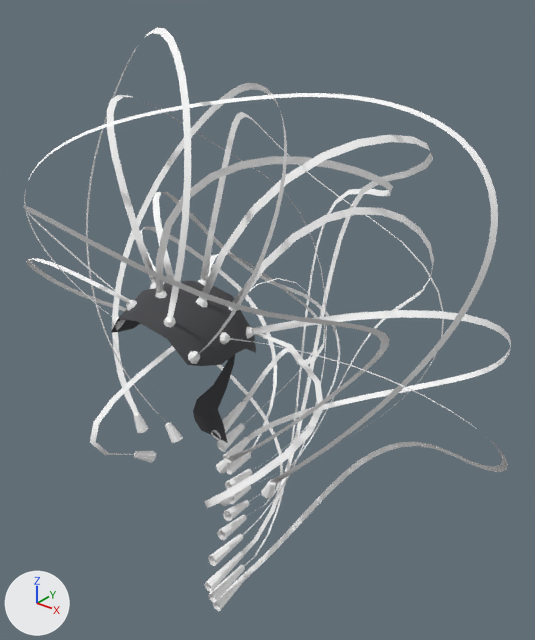
The glTF model assets/moonminer_collection/hair/moonminer_hairs/M_moonminer_hairs.glb as it was, and as the next commit left it.
The view is the same before and after, from a 50 mm lens placed at (0.937, -0.933, 2.464), pointed at (0.008, 0.229, 1.744). The lights are fixed; the arrows at lower left show +X, +Y and +Z. Where no turn or scale is listed for an object, it has been applied to the vertices. Vertices at the same position are counted once.

Names of what the first picture shows: 'M_NeuroHairs'.
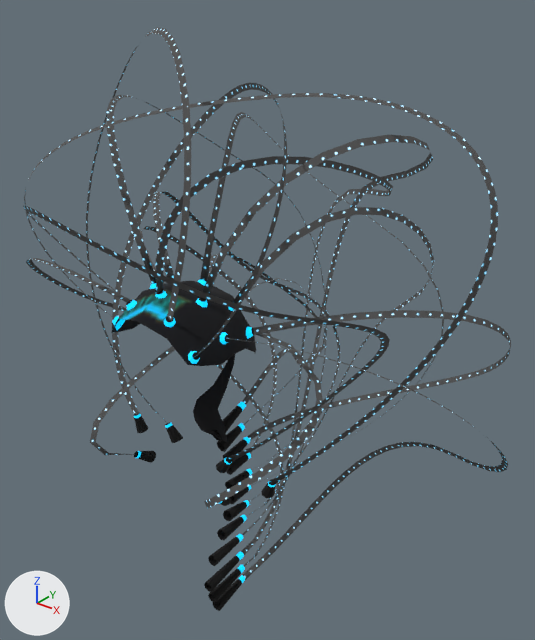
Edits to the bpy script that builds the scene:
```text
Add img_hairs_texture_emissive_v01:
    img_hairs_texture_emissive_v01 = load_image('hairs_texture_emissive_v01', '_unpacked/hairs_texture_emissive_v01', 512, 512, 'sRGB')
Add img_hairs_texture_v01:
    img_hairs_texture_v01 = load_image('hairs_texture_v01', '_unpacked/hairs_texture_v01', 512, 512, 'sRGB')
Change mat_hair_mat:
    where n0 = _N.new('ShaderNodeBsdfPrincipled'); n0.name = 'Principled BSDF'
    remove n0.inputs[0].default_value = (1.0, 1.0, 1.0, 1.0)  # 'Base Color', white #ffffff
    add n0.inputs[28].default_value = 1.0  # 'Emission Strength'
    add n2 = _N.new('ShaderNodeTexImage'); n2.name = 'Image Texture'
    add n2.image = img_hairs_texture_emissive_v01
    add n3 = _N.new('ShaderNodeTexImage'); n3.name = 'Image Texture.001'
    add n3.image = img_hairs_texture_v01
    add _L.new(n2.outputs[0], n0.inputs[27])  # 'Color' to 'Emission Color'
    add _L.new(n3.outputs[0], n0.inputs[0])  # 'Color' to 'Base Color'
Change me_cube:
    where me_cube.from_pydata(...)  # 1601 vertices, 1914 faces; spans x -0.65..0.596, y -0.335..0.665, z 1.018..2.354
    used by ob_m_neurohairs; location = (0.0, 0.0, 0.0)
    me_cube part 1: texture (UV) coordinates of 1914 of 1914 faces, centred in x -0.644..0.591, y -0.333..0.662, z 1.024..2.349, changed; they spanned u 0.0..1.0, v 0.0..1.0 and now span u 0.01..0.99, v 0.0..1.0
```

Boxes (x1, y1, x2, y2) around the edits, measured in the pictures (535 x 640 px):
'M_NeuroHairs', surface changed
    both: (23, 27, 511, 611)
